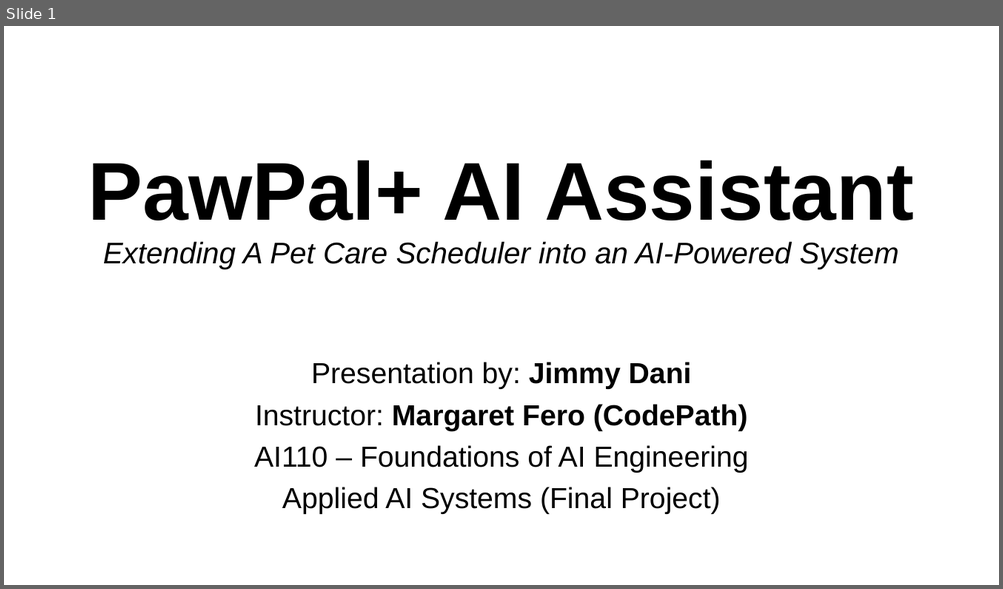
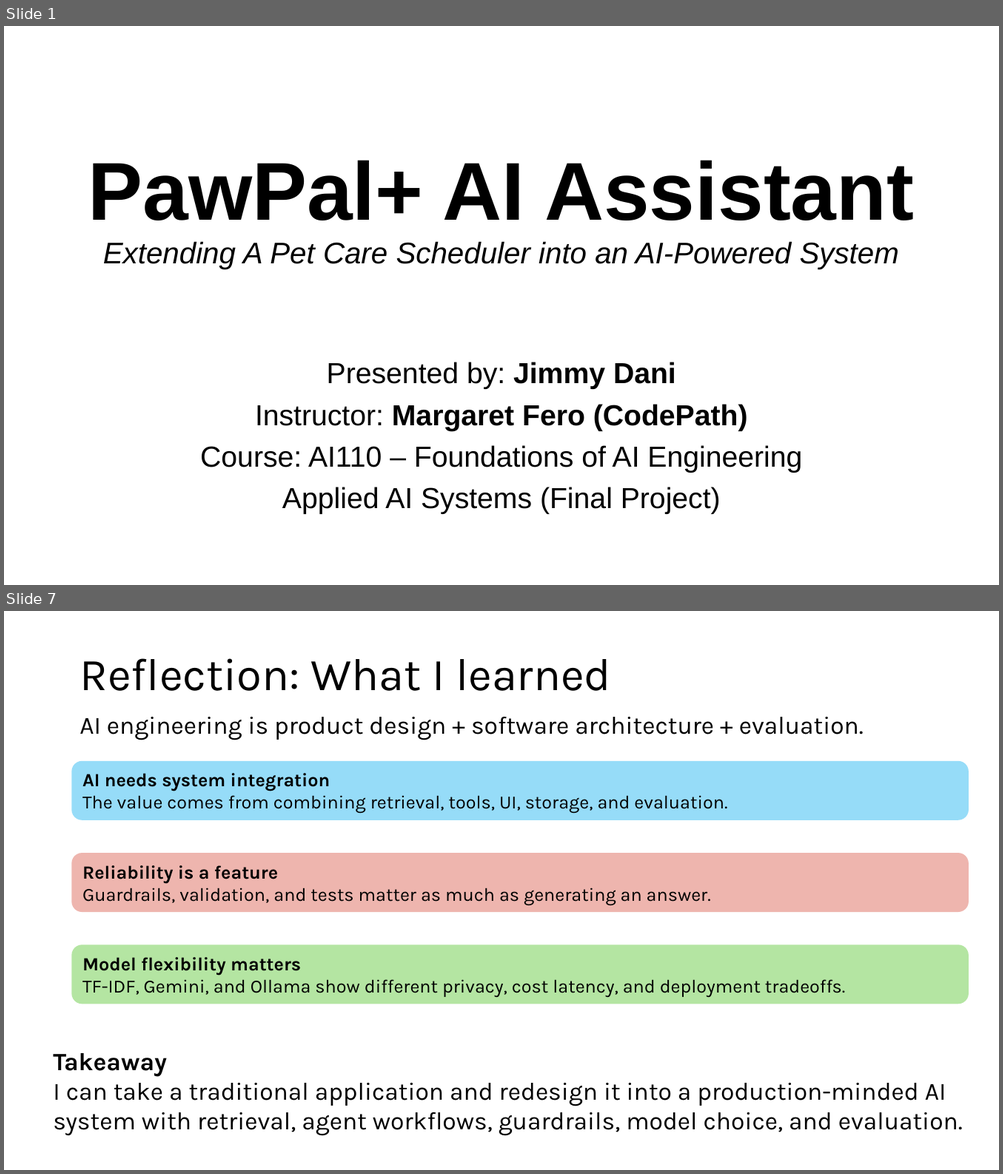
Before and after one commit to danijimmy19/pawpal-applied-ai-system-project, a slide deck: pawpal_plus_ai_assistant/assets/docs/applied-ai-project.pptx. Shown one above the other, each under a label of ours: slide 1 before the commit, slides 1 and 7 after it; the slides between them are not shown. The pictures are 1003x589 and 1003x1174 pixels, drawn with LibreOffice and Linux fonts; fonts in the diff are those of the drawing; background and template pictures are left out. Boxes give left, top, right and bottom in pixels: in the first picture for what was removed or moved away, otherwise in the second. Text is boxed around its words. In the diff, an @@ line names an element or a change of style, - is before the commit and + after.

```diff
--- a/pawpal_plus_ai_assistant/assets/docs/applied-ai-project.pptx
+++ b/pawpal_plus_ai_assistant/assets/docs/applied-ai-project.pptx
@@ slide 7 added at [4,611,999,1170], background #FFFFFF @@
@@ title added at [79,658,611,691], 44 pt, text #000000 @@
+Reflection: What I learned
@@ text added at [79,717,863,740], 24 pt, text #000000 @@
+AI engineering is product design + software architecture + evaluation.
@@ rounded rectangle added at [73,762,968,819], fill #96DCF8, outline #96DCF8 1.5 pt, 18 pt, text #000000 @@
+AI needs system integration
+The value comes from combining retrieval, tools, UI, storage, and evaluation.
@@ rounded rectangle added at [73,854,968,911], fill #EEB5AE, outline #EEB5AE 1.5 pt, 18 pt, text #000000 @@
+Reliability is a feature
+Guardrails, validation, and tests matter as much as generating an answer.
@@ rounded rectangle added at [73,946,968,1003], fill #B4E5A2, outline #B4E5A2 1.5 pt, 18 pt, text #000000 @@
+Model flexibility matters
+TF-IDF, Gemini, and Ollama show different privacy, cost latency, and deployment tradeoffs.
@@ text added at [53,1054,962,1136], 24 pt, text #000000 @@
+Takeaway
+I can take a traditional application and redesign it into a production-minded AI system with retrieval, agent workflows, guardrails, model choice, and evaluation.
@@ slide 1 changed as well @@
@@ subtitle "Presented by: Jimmy Dani": place and size @@
-subtitle "Presented by: Jimmy Dani" at [254,362,748,514]
+subtitle "Presented by: Jimmy Dani" at [200,362,802,514]
@@ subtitle at [327,362,676,389]: text changed @@
-Presentation by: Jimmy Dani
+Presented by: Jimmy Dani
@@ subtitle at [200,446,802,473]: text changed @@
-AI110 – Foundations of AI Engineering
+Course: AI110 – Foundations of AI Engineering
```
Also in this commit, not shown: 5 other slides added, 1 other file.
